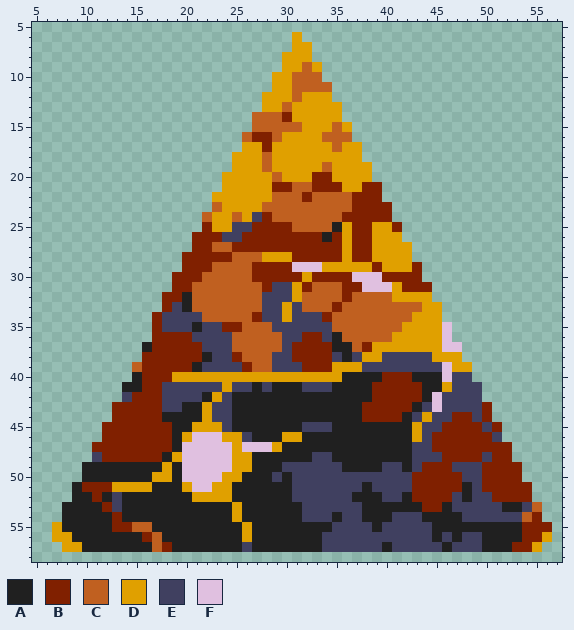
Two states of a pixel-art sprite, data/texture/triangle_01.png. Above is the file before it was changed.
The file is 64x64 pixels. Shown: x 5..57, y 5..58.
Palette (. is transparent): A #202020  B #802000  C #c06020  D #e0a000  E #404060  F #e0c0e0
The result:
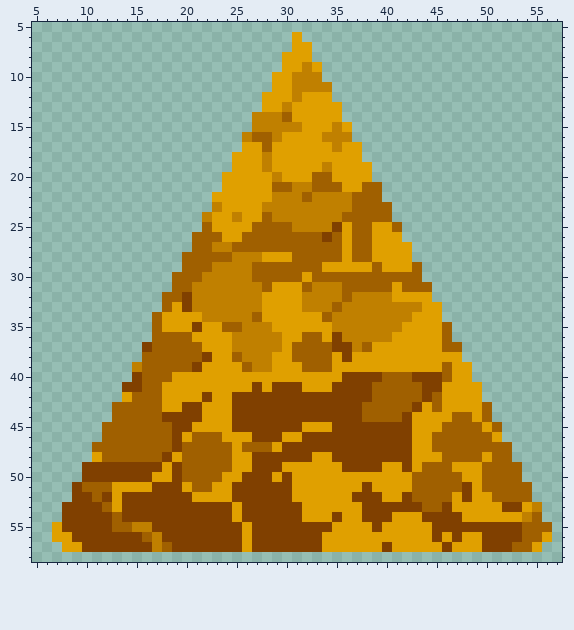
The exact change:
Colour A changes from #202020 to #804000.
Colour B changes from #802000 to #a06000.
Colour C changes from #c06020 to #c08000.
The edit turns colour F into colour B in row 29 at x 31 to 33; in row 30 at x 37 to 39; in row 31 at x 38 to 40; in rows 35 to 36 at x 46; in row 37 at x 46 to 47; in rows 39 to 40 at x 46.
The edit turns colour F into colour B in rows 42 to 43 at x 45; in row 46 at x 21 to 23; in row 47 at x 20 to 24 and 26 to 28; in rows 48 to 49 at x 20 to 24; in row 50 at x 20 to 23; in row 51 at x 21 to 22.
The edit turns colour E into colour D in row 24 at x 27; in row 25 at x 25 to 26; in row 26 at x 24 to 25; in row 31 at x 29 to 30; in row 32 at x 28 to 30; in row 33 at x 19, 28 to 29 and 31.
The edit turns colour E into colour D in row 34 at x 18 to 21, 28 to 29 and 31 to 33; in row 35 at x 18 to 20, 22 to 23 and 29 to 34; in row 36 at x 21 to 24, 30 to 31 and 34; in row 37 at x 22 to 24 and 30; in row 38 at x 23 to 24, 29 to 30, 35, 37 and 40 to 44; in row 39 at x 22 to 25, 29 to 31 and 38 to 45.
The edit turns colour E into colour D in row 40 at x 47 to 48; in row 41 at x 18 to 23, 25 to 26, 28, 32 to 34 and 47 to 49; in row 42 at x 14, 18 to 21, 24 and 46 to 49; in row 43 at x 18 to 19, 23 to 24, 44 and 46 to 49; in row 44 at x 23 to 24, 43, 45 to 46 and 49; in row 45 at x 24, 32 to 34, 44 to 45 and 50.
The edit turns colour E into colour D in row 46 at x 26, 44 and 51; in row 47 at x 43 to 44; in row 48 at x 11, 33 to 34, 43 to 45 and 50; in row 49 at x 30 to 35, 40 to 41, 43 and 47 to 49; in row 50 at x 29, 31 to 42 and 48 to 49; in row 51 at x 31 to 37, 39 to 42 and 49.
The edit turns colour E into colour D in row 52 at x 13, 31 to 36, 40 to 41, 47 and 49 to 50; in row 53 at x 13, 32 to 37, 47 to 51 and 54; in row 54 at x 32 to 34, 36 to 37, 41 to 43 and 48 to 53; in row 55 at x 35 to 38 and 40 to 44; in row 56 at x 34 to 44, 46 and 48 to 49; in row 57 at x 26, 34 to 39, 41 to 45 and 47 to 49.
Where, in picture pixels (left, top, right, bottom), the same in both pictures:
changed: (62, 62, 552, 552)
